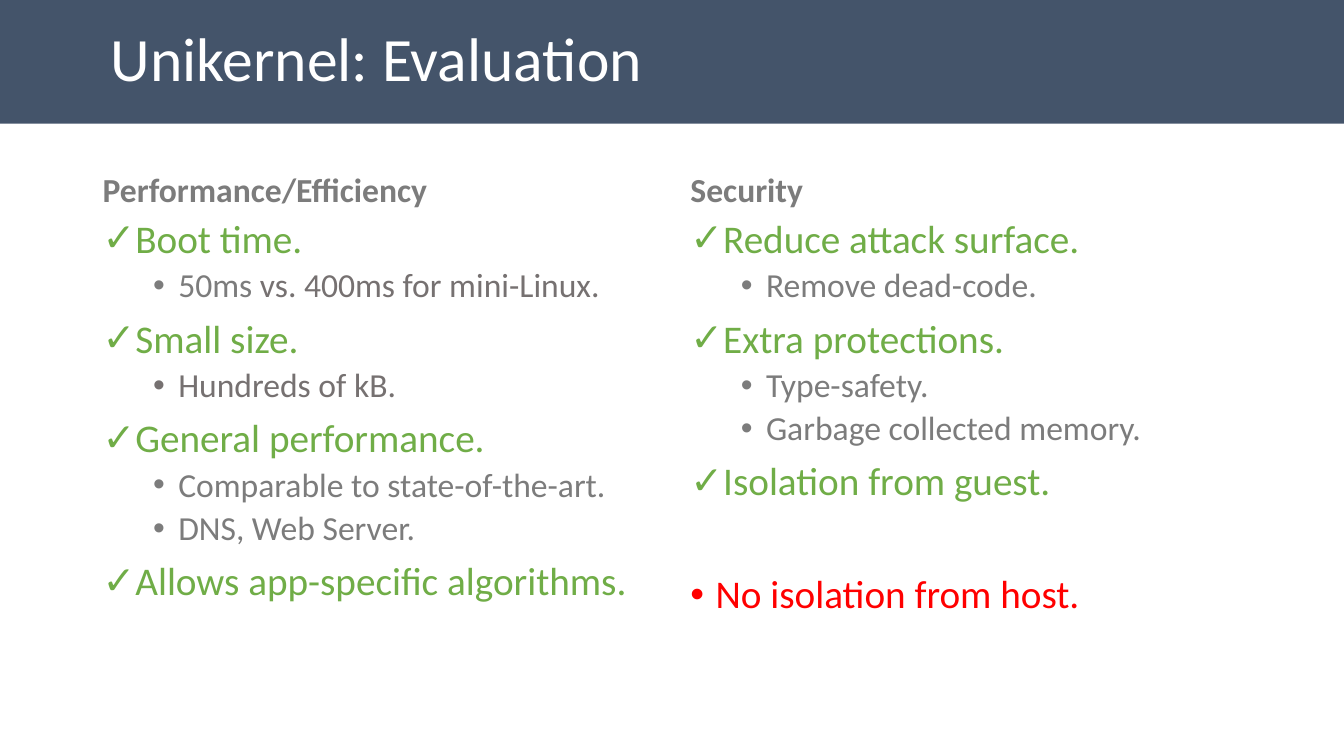
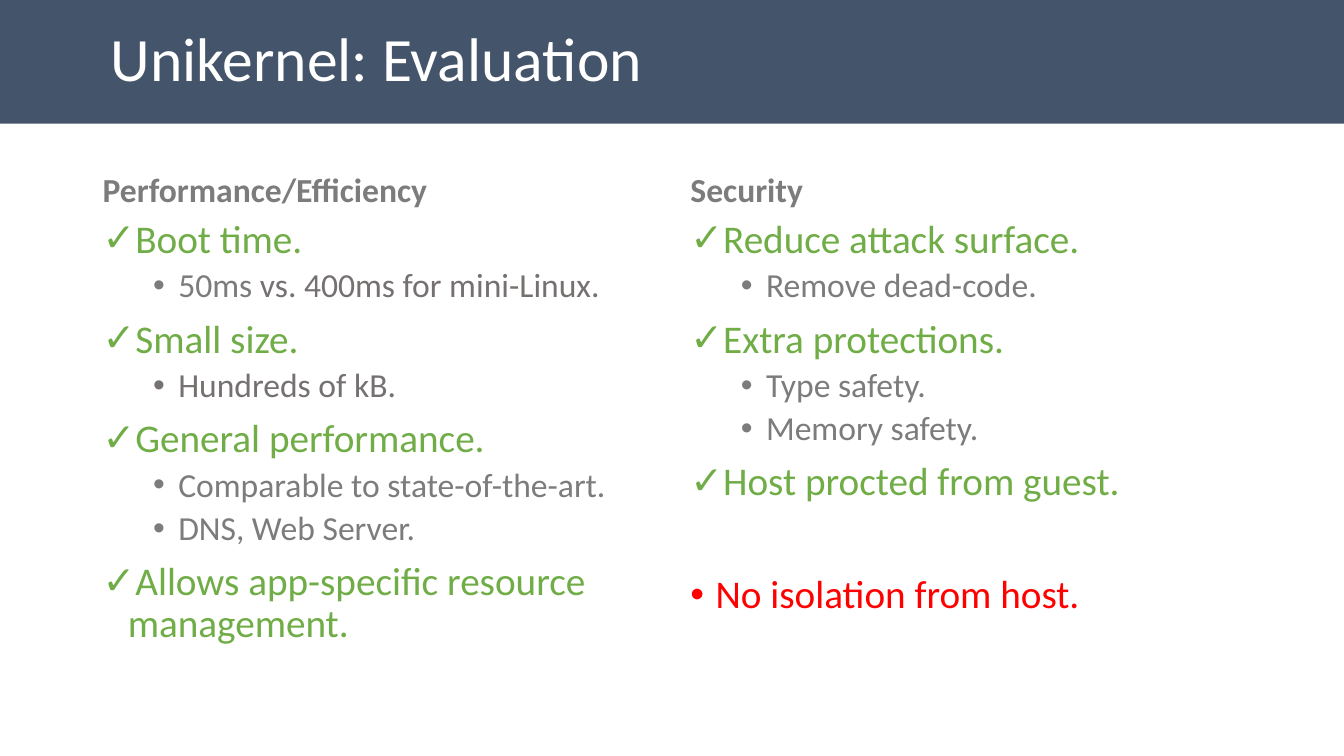
Before and after one commit to aghosn/CandidacyPresentation, a slide deck: slide 12 of CE_presentation.pptx. Drawn at 1344x756 pixels with LibreOffice and Linux fonts; fonts in the diff are those of the drawing. Boxes give left, top, right and bottom in pixels: in the first picture for what was removed or moved away, otherwise in the second. Text is boxed around its words. In the diff, an @@ line names an element or a change of style, - is before the commit and + after.

```diff
--- a/CE_presentation.pptx
+++ b/CE_presentation.pptx
@@ text at (723,374,1119,502): text changed @@
-  • Type-safety.
-  • Garbage collected memory.
-✓ Isolation from guest.
+  • Type safety.
+  • Memory safety.
+✓ Host procted from guest.
@@ text at (128,567,585,644): text changed @@
-✓ Allows app-specific algorithms.
+✓ Allows app-specific resource management.
```
Also in this commit, not shown: 2 other slides changed.
